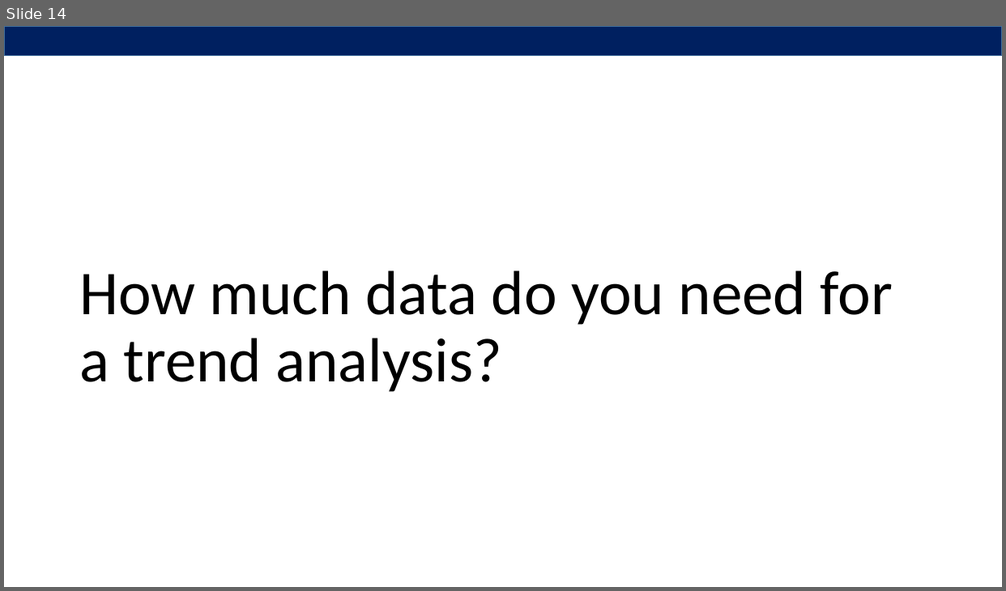
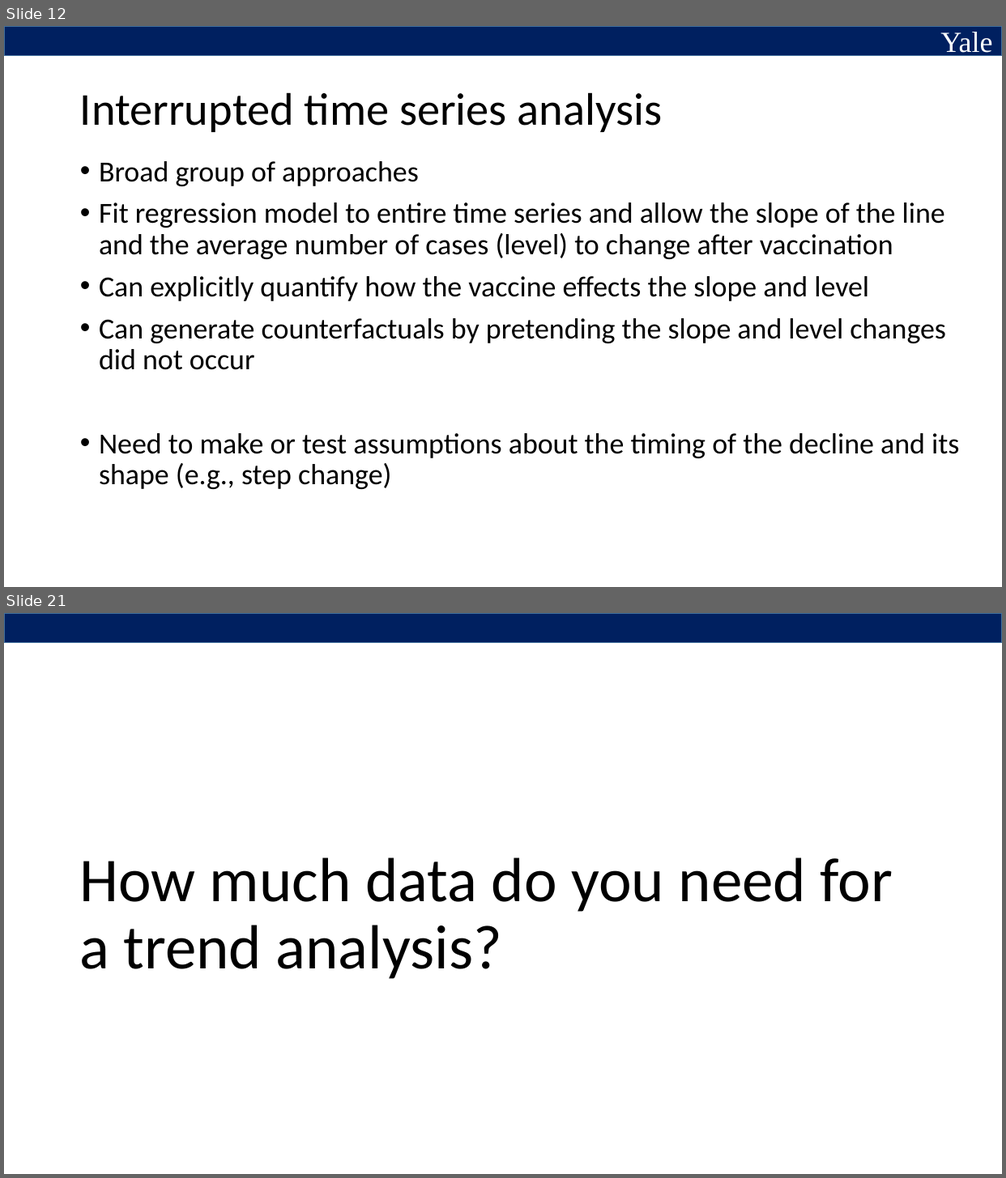
Before and after one commit to YalePublicHealthSurveillance/YaleIntroPublicHealthSurveillance.github.io, a slide deck: Slides/Slides for Video 3.pptx. Shown one above the other, each under a label of ours: slide 14 before the commit, slides 12 and 21 after it; the slides between them are not shown. The pictures are 1006x591 and 1006x1178 pixels, drawn with LibreOffice and Linux fonts; fonts in the diff are those of the drawing. Boxes give left, top, right and bottom in pixels: in the first picture for what was removed or moved away, otherwise in the second. Text is boxed around its words. In the diff, an @@ line names an element or a change of style, - is before the commit and + after.

```diff
--- a/Slides/Slides for Video 3.pptx
+++ b/Slides/Slides for Video 3.pptx
@@ slide 12 added at [4,26,1002,587], background #FFFFFF; not listed: 1 template element that a slide beside it also shows @@
@@ text added at [940,32,992,58], 28 pt, text #FFFFFF @@
+Yale
@@ title added at [80,92,663,132], 44 pt, text #000000 @@
+Interrupted time series analysis
@@ text added at [99,161,959,489], 28 pt, text #000000 @@
+• Broad group of approaches
+• Fit regression model to entire time series and allow the slope of the line and the average number of cases (level) to change after vaccination
+• Can explicitly quantify how the vaccine effects the slope and level
+• Can generate counterfactuals by pretending the slope and level changes did not occur
+• Need to make or test assumptions about the timing of the decline and its shape (e.g., step change)
@@ what was slide 14 is now slide 21 @@
```
Also in this commit, not shown: 9 slides changed, 8 other slides added, 1 slide removed, 1 other file.
